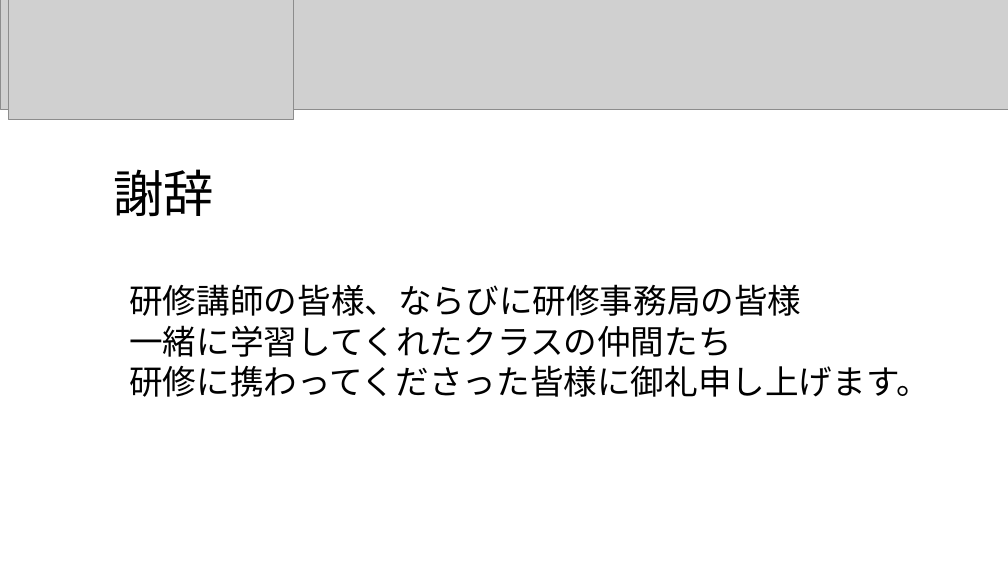
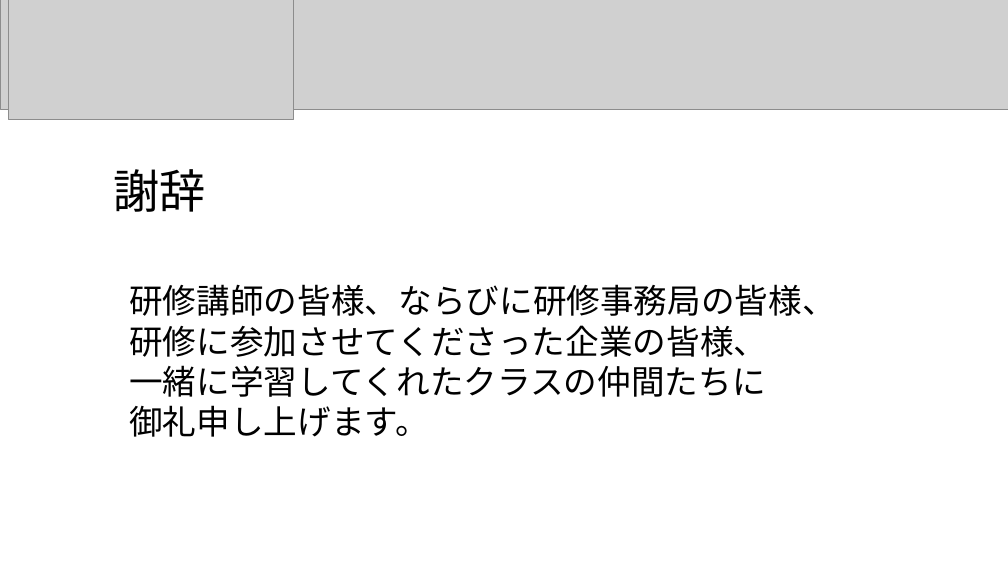
Before and after one commit to dojo2023/D-2, a slide deck: slide 22 of doc/開発演習発表資料/発表パワポ.pptm (slide 16 before the commit). Drawn at 1008x567 pixels with LibreOffice and Linux fonts; fonts in the diff are those of the drawing; grey boxes stand for pictures. Boxes give left, top, right and bottom in pixels: in the first picture for what was removed or moved away, otherwise in the second. Text is boxed around its words. In the diff, an @@ line names an element or a change of style, - is before the commit and + after.

```diff
--- a/doc/開発演習発表資料/発表パワポ.pptm
+++ b/doc/開発演習発表資料/発表パワポ.pptm
@@ text "謝辞" at bbox=[113, 169, 205, 212]: size 48 to 44 pt @@
@@ text at bbox=[129, 284, 835, 437]: text changed @@
-研修講師の皆様、ならびに研修事務局の皆様
-一緒に学習してくれたクラスの仲間たち
-研修に携わってくださった皆様に御礼申し上げます。
+研修講師の皆様、ならびに研修事務局の皆様、
+研修に参加させてくださった企業の皆様、
+一緒に学習してくれたクラスの仲間たちに
+御礼申し上げます。
```
Also in this commit, not shown: 3 other slides changed, 6 slides added.
